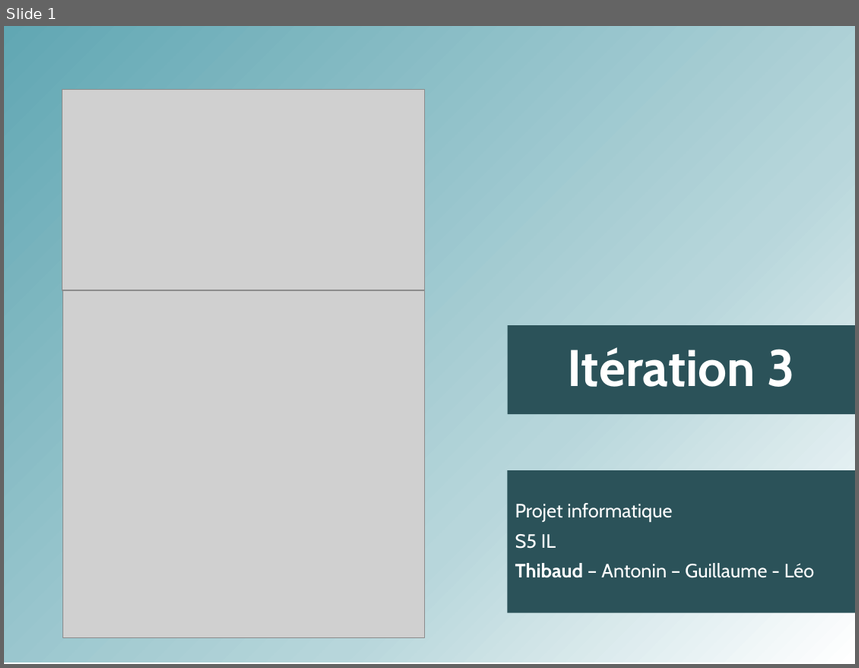
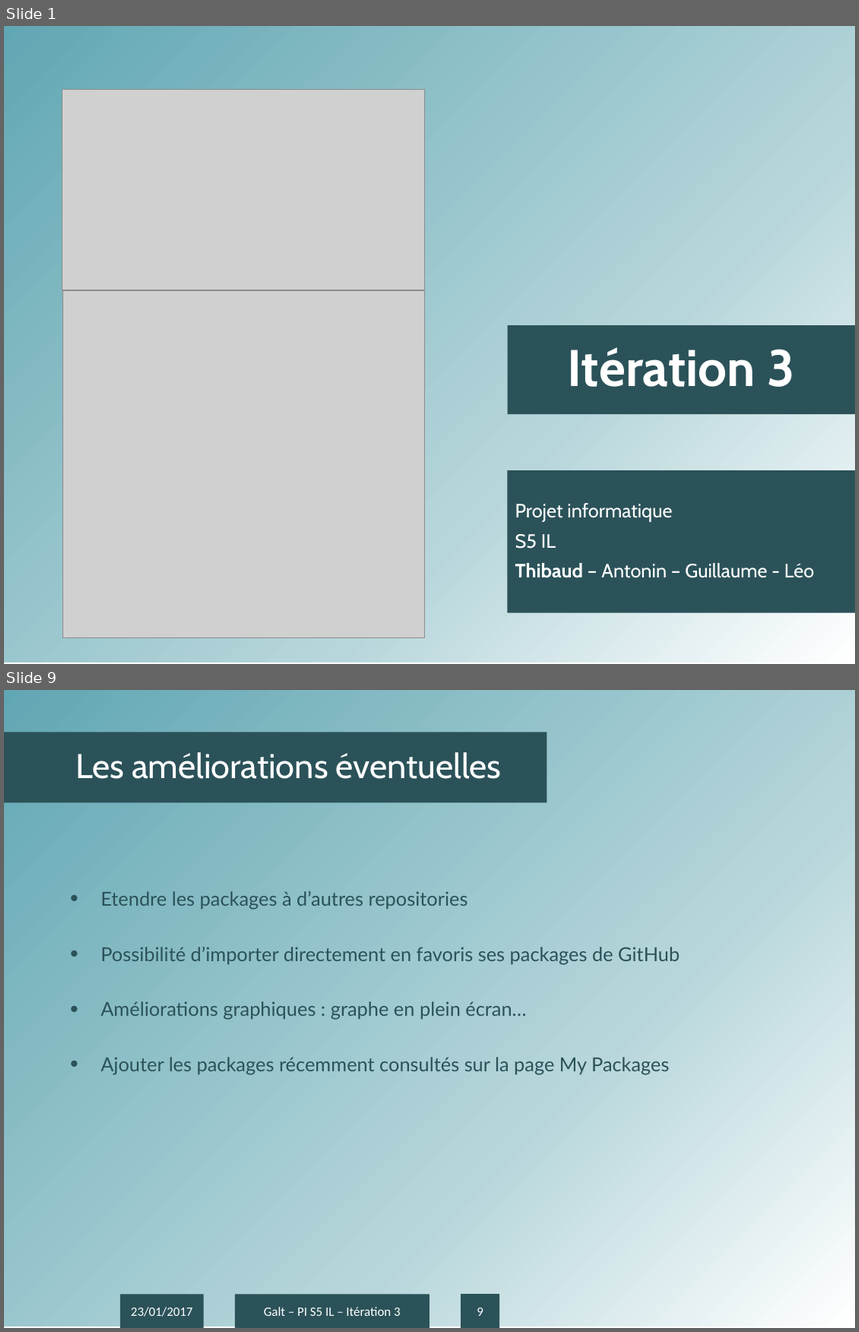
Before and after one commit to antonin-charrier/Project-Galt, a slide deck: Itérations/Présentation IT3.pptx. Shown one above the other, each under a label of ours: slide 1 before the commit, slides 1 and 9 after it; the slides between them are not shown. The pictures are 859x668 and 859x1332 pixels, drawn with LibreOffice and Linux fonts; fonts in the diff are those of the drawing; grey boxes stand for pictures; background and template pictures are left out. Boxes give left, top, right and bottom in pixels: in the first picture for what was removed or moved away, otherwise in the second. Text is boxed around its words. In the diff, an @@ line names an element or a change of style, - is before the commit and + after.

```diff
--- a/Itérations/Présentation IT3.pptx
+++ b/Itérations/Présentation IT3.pptx
@@ slide 9 added at (4,690,855,1328), background #FFFFFF; not listed: 1 template element that a slide beside it also shows @@
@@ title added at (4,733,547,802), fill #2B5259, 32 pt, text #FFFFFF @@
+Les améliorations éventuelles
@@ text added at (101,891,680,1075), 18 pt, text #2B5259 @@
+• Etendre les packages à d’autres repositories
+• Possibilité d’importer directement en favoris ses packages de GitHub
+• Améliorations graphiques : graphe en plein écran…
+• Ajouter les packages récemment consultés sur la page My Packages
@@ rectangle added at (120,1295,204,1328), fill #2B5259, 12 pt, text #FFFFFF @@
+23/01/2017
@@ rectangle added at (235,1295,430,1328), fill #2B5259, 12 pt, text #FFFFFF @@
+Galt – PI S5 IL – Itération 3
@@ page number added at (462,1295,500,1328), fill #2B5259, 12 pt, text #FFFFFF @@
+9
```
Also in this commit, not shown: 3 slides changed, 5 other slides added.
